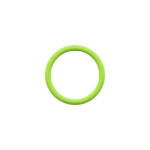
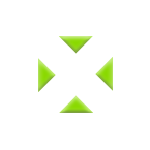
Comparing the layer stacks of the two 150px x 150px images. Changes:
added group "Grupo 1" with 4 layers above "Capa 2" over [38,36,113,113]
added layer "Capa 3 copia 3" in group "Grupo 1" over [38,58,56,93]
added layer "Capa 3 copia 2" in group "Grupo 1" over [95,56,113,91]
added layer "Capa 3 copia" in group "Grupo 1" over [59,95,94,113]
added layer "Capa 3" in group "Grupo 1" over [58,36,93,54]
hid "Capa 2" over [45,45,105,105]
